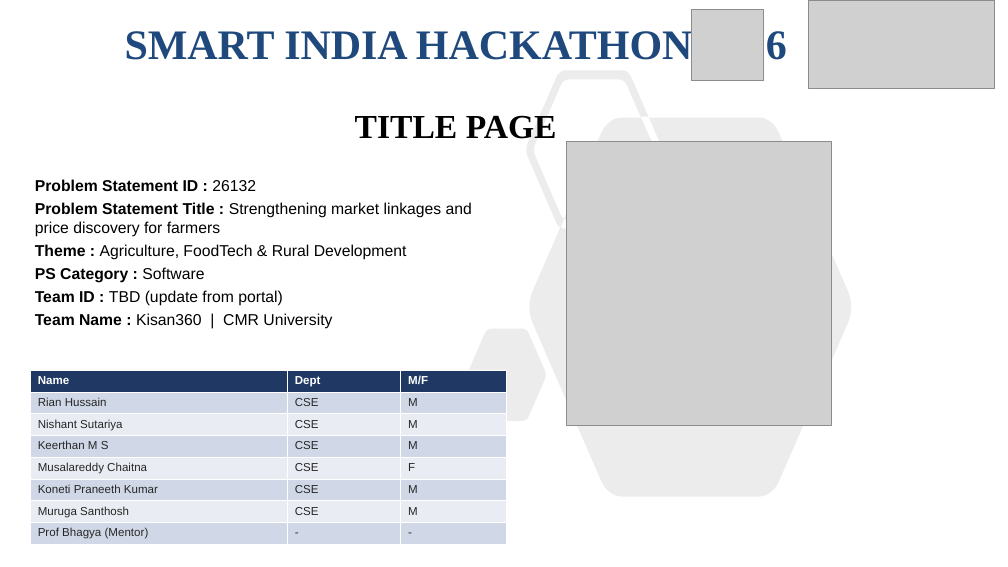
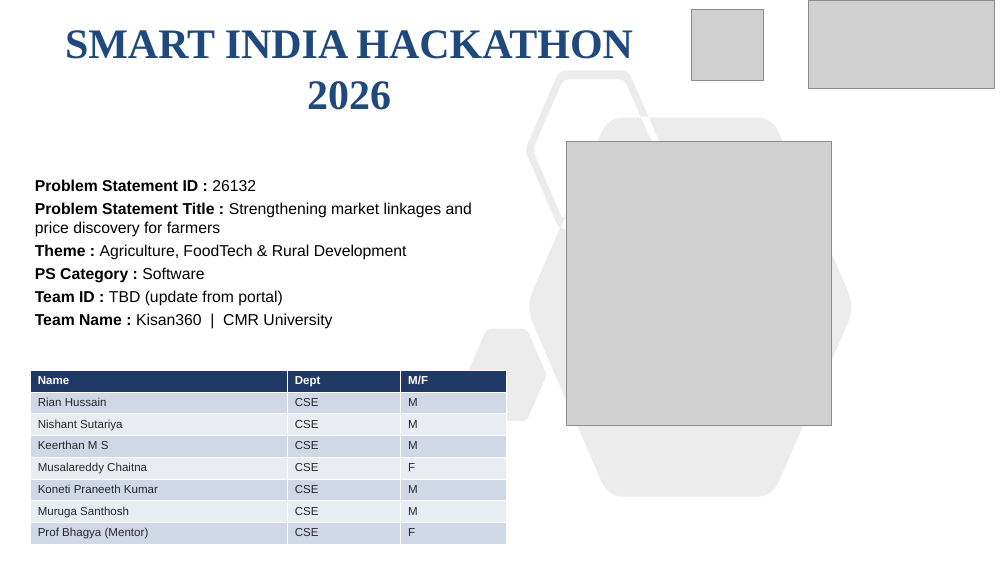
Before and after one commit to Kissan-360/Kisan360_new, a slide deck: slide 1 of Kisan360_SIH26132_Idea_PPT_v2.pptx. Drawn at 1008x567 pixels with LibreOffice and Linux fonts; fonts in the diff are those of the drawing; grey boxes stand for pictures. Boxes give left, top, right and bottom in pixels: in the first picture for what was removed or moved away, otherwise in the second. Text is boxed around its words. In the diff, an @@ line names an element or a change of style, - is before the commit and + after.

```diff
--- a/Kisan360_SIH26132_Idea_PPT_v2.pptx
+++ b/Kisan360_SIH26132_Idea_PPT_v2.pptx
@@ title "SMART INDIA HACKATHON 2026" rewrapped from (125,26,787,67) to (65,30,633,110) @@
@@ subtitle removed at (355,115,557,139) @@
-TITLE PAGE
@@ table at (30,371,507,544) @@
-row 8, column 2: -
+row 8, column 2: CSE
-row 8, column 3: -
+row 8, column 3: F
```
Also in this commit, not shown: 2 other slides changed, 56 other files.
